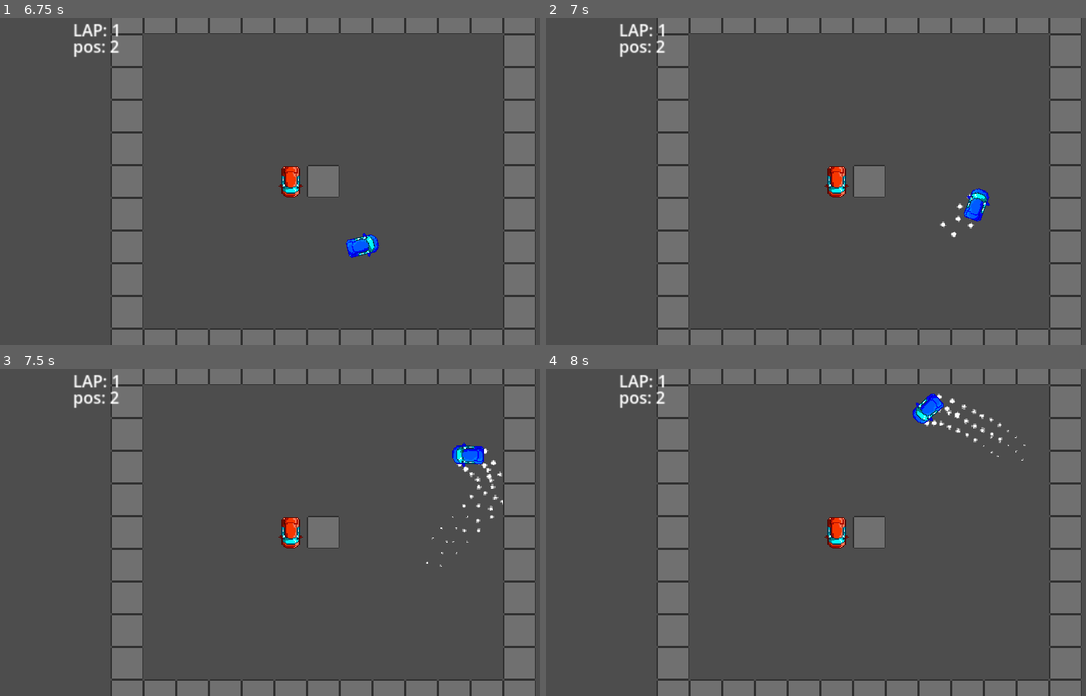
Above: before the commit, frames 1-4 (two rows, left to right).
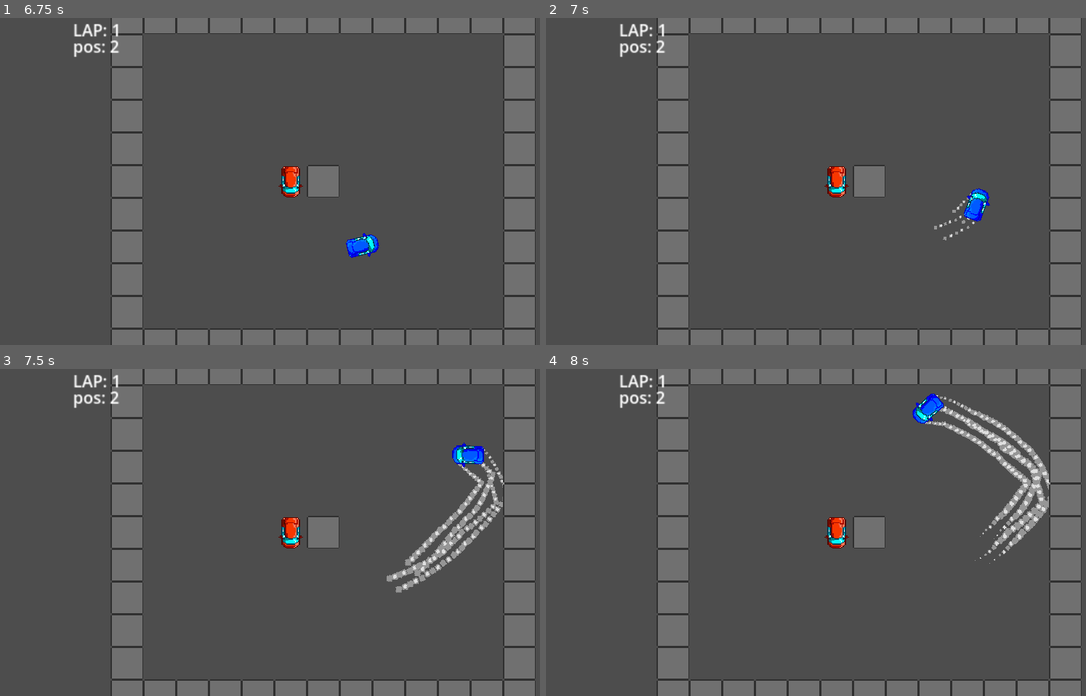
Above: after the commit, the same moments.

Repository: abam-iksde/piiws-sem2
Game: Godot game, scene res://scenes/scenes/temp_menu.tscn
The game is run twice, just before and just after one commit, with the same random seed, the same clock (stepped at 60 frames per second) and the same inputs.
Inputs:
- Up to frame 1 (6.75 s): tap Enter at 0.5, 2, 4.25 s; hold 1 0.53-1.28 s; tap Space at 1.25, 3.5, 5 s; tap 2 every 1.5 s from 1.35 to 5.85 s; hold 1 2.03-2.78 s; hold 1 3.53-4.28 s; hold 1 5.03-5.78 s; hold 1 from 6.53 s (still down)
- Up to frame 2 (7 s): keep holding 1
- Up to frame 3 (7.5 s): release 1 at 7.28 s; tap 2 at 7.35 s
- Up to frame 4 (8 s): no input

Frame 1 is identical in both runs. In frame 2, 0.1% of the frame differs, in the area x 71-80%, y 53-68%; in frame 3, 1.6%; in frame 4, 2.2%, in the area x 69-94%, y 7-60%.

Commit message:
Optimise & remodel smoke visuals

Diff:
--- a/scenes/prefabs/game/vehicle.tscn
+++ b/scenes/prefabs/game/vehicle.tscn
@@ -1,8 +1,9 @@
-[gd_scene load_steps=5 format=3 uid="uid://cxmeqa2nybtf5"]
+[gd_scene load_steps=6 format=3]
 
 [ext_resource type="Script" path="res://scripts/game/vehicle.gd" id="1_ae525"]
 [ext_resource type="Texture2D" uid="uid://dyglbdxn8l8lo" path="res://textures/vehicles/car_red.png" id="2_ea7sl"]
 [ext_resource type="Script" path="res://scripts/visuals/floor_position_in_parent.gd" id="3_gtna7"]
+[ext_resource type="PackedScene" uid="uid://cqg0xcvuht5ra" path="res://scenes/prefabs/visuals/smoke.tscn" id="4_cbjig"]
 
 [sub_resource type="SphereShape3D" id="SphereShape3D_m2byr"]
 radius = 0.56
@@ -26,16 +27,19 @@
 [node name="1" type="Node3D" parent="sprite/tyres"]
 transform = Transform3D(1, 0, 0, 0, 1, 0, 0, 0, 1, -0.438163, 0, -0.812153)
 
+[node name="smoke" parent="sprite/tyres/1" instance=ExtResource("4_cbjig")]
+
 [node name="2" type="Node3D" parent="sprite/tyres"]
 transform = Transform3D(1, 0, 0, 0, 1, 0, 0, 0, 1, 0.438, 2.08165e-12, -0.812)
+
+[node name="smoke" parent="sprite/tyres/2" instance=ExtResource("4_cbjig")]
 
 [node name="3" type="Node3D" parent="sprite/tyres"]
 transform = Transform3D(1, 0, 0, 0, 1, 0, 0, 0, 1, -0.438163, 0, 0.7)
 
+[node name="smoke" parent="sprite/tyres/3" instance=ExtResource("4_cbjig")]
+
 [node name="4" type="Node3D" parent="sprite/tyres"]
 transform = Transform3D(1, 0, 0, 0, 1, 0, 0, 0, 1, 0.438, 2.08165e-12, 0.7)
 
-[node name="smoke_timer" type="Timer" parent="."]
-process_callback = 0
-wait_time = 0.05
-autostart = true
+[node name="smoke" parent="sprite/tyres/4" instance=ExtResource("4_cbjig")]
--- a/scenes/prefabs/visuals/smoke.tscn
+++ b/scenes/prefabs/visuals/smoke.tscn
@@ -1,27 +1,56 @@
-[gd_scene load_steps=4 format=3 uid="uid://ckwpmq2suhauf"]
+[gd_scene load_steps=10 format=3 uid="uid://c6lg3lirsfvyd"]
 
-[ext_resource type="Texture2D" uid="uid://b0skk6i3tdwyi" path="res://textures/smoke/smoke_background.png" id="1_cndwb"]
-[ext_resource type="Script" path="res://scripts/visuals/smoke.gd" id="2_xqwtr"]
-[ext_resource type="Texture2D" uid="uid://c24jt2j1n3l7s" path="res://textures/smoke/smoke_foreground.png" id="3_mrree"]
+[ext_resource type="Texture2D" uid="uid://dkxag6igs8tk" path="res://textures/smoke/smoke_background2.png" id="1_cg84q"]
+[ext_resource type="Script" path="res://scripts/visuals/smoke.gd" id="1_ihvq6"]
+[ext_resource type="Texture2D" uid="uid://jejoaxkeb8l" path="res://textures/smoke/smoke_foreground2.png" id="2_f72vd"]
+
+[sub_resource type="StandardMaterial3D" id="StandardMaterial3D_xjpv2"]
+transparency = 2
+alpha_scissor_threshold = 0.5
+alpha_antialiasing_mode = 0
+shading_mode = 0
+albedo_texture = ExtResource("1_cg84q")
+texture_filter = 0
+
+[sub_resource type="Curve" id="Curve_5oava"]
+_data = [Vector2(0, 0.345455), 0.0, 0.0, 0, 0, Vector2(0.298701, 0.8), 0.0, 0.0, 0, 0, Vector2(0.831169, 0.963636), 0.0, 0.0, 0, 0, Vector2(1, 0), 0.0, 0.0, 0, 0]
+point_count = 4
+
+[sub_resource type="CurveTexture" id="CurveTexture_brhj5"]
+curve = SubResource("Curve_5oava")
+
+[sub_resource type="ParticleProcessMaterial" id="ParticleProcessMaterial_bjtir"]
+direction = Vector3(0, 0, 0)
+gravity = Vector3(0, 0, 0)
+angular_velocity_min = 0.3
+angular_velocity_max = 0.3
+scale_curve = SubResource("CurveTexture_brhj5")
+
+[sub_resource type="PlaneMesh" id="PlaneMesh_obliq"]
+size = Vector2(0.5, 0.5)
+
+[sub_resource type="StandardMaterial3D" id="StandardMaterial3D_qipdd"]
+transparency = 2
+alpha_scissor_threshold = 0.5
+alpha_antialiasing_mode = 0
+shading_mode = 0
+albedo_texture = ExtResource("2_f72vd")
+texture_filter = 0
 
 [node name="smoke" type="Node3D"]
+script = ExtResource("1_ihvq6")
 
-[node name="sprite_background" type="Sprite3D" parent="."]
-transform = Transform3D(1, -3.48787e-16, 3.48787e-16, 3.48787e-16, 1, -3.48787e-16, -3.48787e-16, 3.48787e-16, 1, 2.08165e-12, -0.1, 2.08165e-12)
-pixel_size = 0.0625
-axis = 1
-texture_filter = 0
-texture = ExtResource("1_cndwb")
-hframes = 2
-vframes = 2
-script = ExtResource("2_xqwtr")
+[node name="background" type="GPUParticles3D" parent="."]
+transform = Transform3D(1, 0, 0, 0, 1, 0, 0, 0, 1, 0, -0.1, 0)
+material_override = SubResource("StandardMaterial3D_xjpv2")
+amount = 256
+fixed_fps = 120
+process_material = SubResource("ParticleProcessMaterial_bjtir")
+draw_pass_1 = SubResource("PlaneMesh_obliq")
 
-[node name="sprite_foreground" type="Sprite3D" parent="."]
-transform = Transform3D(1, -3.48787e-16, 3.48787e-16, 3.48787e-16, 1, -3.48787e-16, -3.48787e-16, 3.48787e-16, 1, 2.08165e-12, -0.08, 2.08165e-12)
-pixel_size = 0.0625
-axis = 1
-texture_filter = 0
-texture = ExtResource("3_mrree")
-hframes = 2
-vframes = 2
-script = ExtResource("2_xqwtr")
+[node name="foreground" type="GPUParticles3D" parent="."]
+transform = Transform3D(1, 0, 0, 0, 1, 0, 0, 0, 1, 0, -0.08, 0)
+material_override = SubResource("StandardMaterial3D_qipdd")
+amount = 128
+process_material = SubResource("ParticleProcessMaterial_bjtir")
+draw_pass_1 = SubResource("PlaneMesh_obliq")
--- a/scripts/game/vehicle.gd
+++ b/scripts/game/vehicle.gd
@@ -141,12 +141,8 @@
   me.slide_steering_multiplier = 1
 
 func process_smoke():
-  if movement_mode != MovementMode.SLIDING:
-    return
   for child in %tyres.get_children():
-    var instance = load(Prefabs.smoke).instantiate()
-    get_node('..').add_child(instance)
-    instance.global_position = child.global_position
+    child.get_node('smoke').emitting = movement_mode == MovementMode.SLIDING
 
 func _ready():
   process_smoke.call_deferred()
@@ -155,7 +151,6 @@
   if texture != null:
     $sprite.texture = texture
 
-  $smoke_timer.connect('timeout', process_smoke)
   collect_checkpoint(false)
 
   Race.players.append(self)
@@ -176,3 +171,4 @@
 
   velocity_last_frame = velocity
   move_and_slide()
+  process_smoke()
--- a/scripts/visuals/smoke.gd
+++ b/scripts/visuals/smoke.gd
@@ -1,13 +1,7 @@
-extends Sprite3D
+extends Node3D
 
-var life_time = 0.5
-
-func _ready():
-  rotation_degrees.y = randi() % 4 * 90
+var emitting = false
 
 func _physics_process(delta):
-  life_time -= delta
-  if life_time <= 0:
-    queue_free()
-  var time_spent = (0.5-life_time)/0.5
-  frame = min(floor(time_spent * 4), 3)
+  $foreground.emitting = emitting
+  $background.emitting = emitting
Binary file added: textures/smoke/smoke_background2.png
Not shown, added: textures/smoke/smoke_background2.png.import
Binary file added: textures/smoke/smoke_foreground2.png
Not shown, added: textures/smoke/smoke_foreground2.png.import
